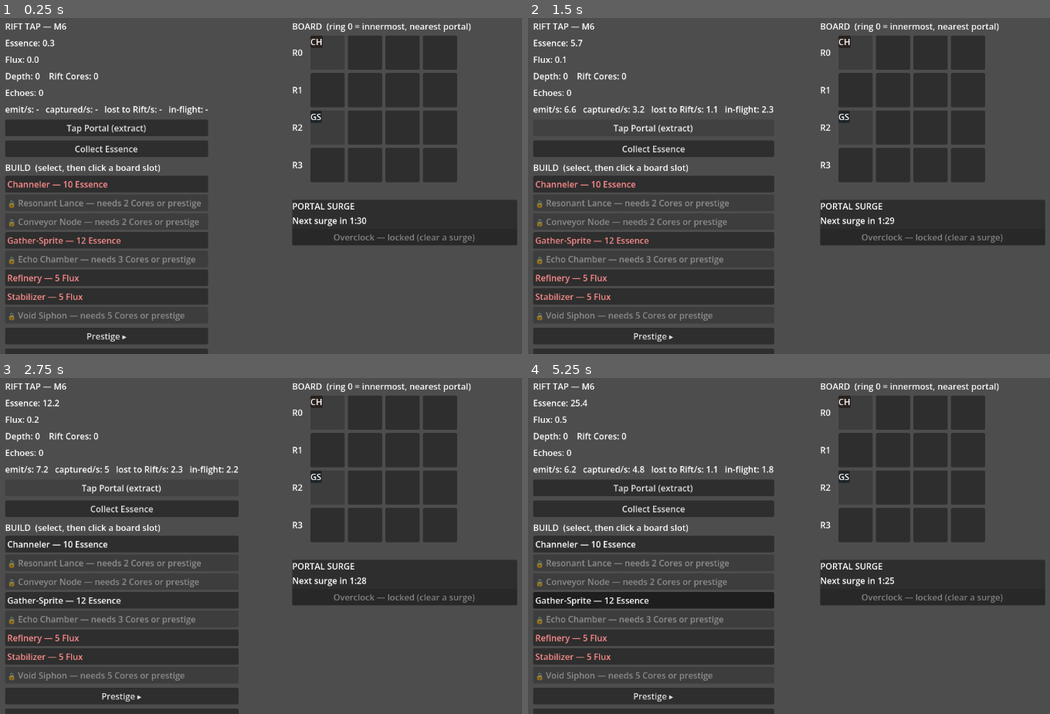
Above: before the commit, frames 1-4 (two rows, left to right).
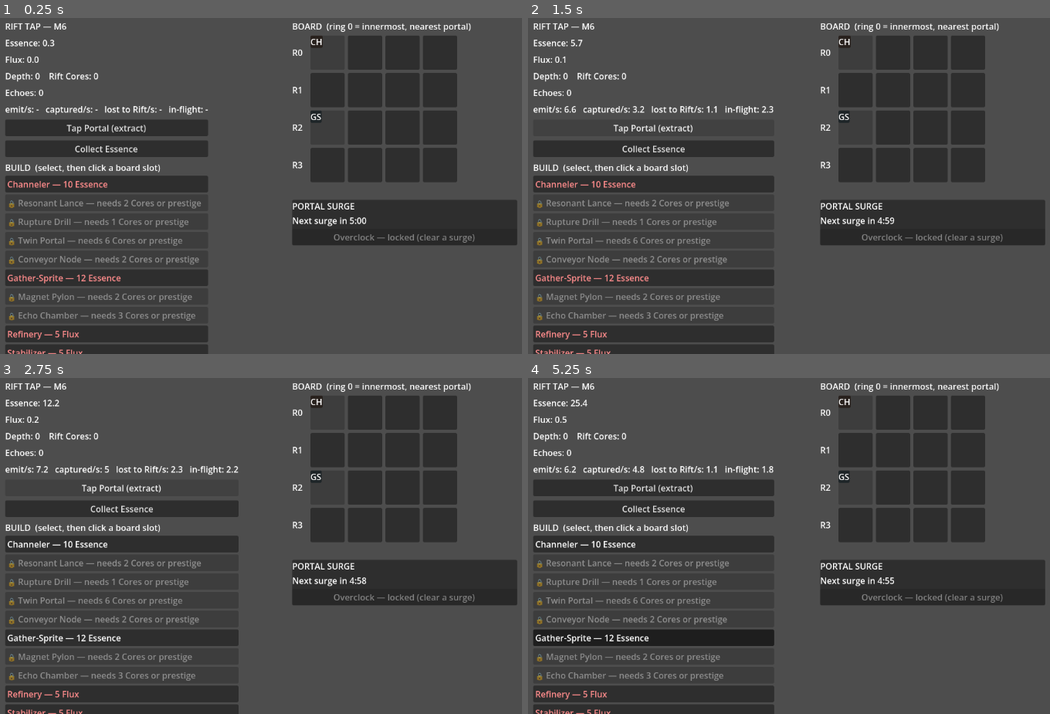
Above: after the commit, the same moments.

Repository: SebRobitaille/reboot-inc
Game: Godot game, scene res://scenes/main/Main.tscn
Same seed, same stepped clock (60 frames per second), same inputs: the game is played once before the commit and once after it.
Inputs:
- Up to frame 1 (0.25 s): no input
- Up to frame 2 (1.5 s): click "Tap Portal (extract)" at 0.5 s; click "Tap Portal (extract)" at 1.25 s
- Up to frame 3 (2.75 s): click "Tap Portal (extract)" at 2 s
- Up to frame 4 (5.25 s): click "Collect Essence" at 2.75 s; click "Collect Essence" at 3.5 s; click "Channeler — 10 Essence" at 4.25 s; click "Gather-Sprite — 12 Essence" at 5 s

The runs differ from the first frame. In frame 1, 3.1% of the frame differs, in the area x 1-70%, y 59-100%; in frame 2, 3.3%; in frame 3, 3.3%; in frame 4, 5.1%.

Commit message:
Add Rift Tap M6 content: 3 buildings, tree fill-out, 25-min cadence, FEATURES.md
- Rupture Drill (burst emission via Economy.tick_count), Magnet Pylon
  (collect_radius covers neighbouring rings), Twin Portal (mirror_fraction
  re-emits ring-0 emission) — each a bounded economy hook + unlock node
- 6 new prestige nodes: Drill/Magnet/Twin unlock schematics + Focused Beam,
  Free Flow, Deep Reserves
- SURGE_INTERVAL 180s -> 1500s (+ first surge at 300s): the real ~25-min wall
- FEATURES.md: full features + formulas reference (loop, ring economy math,
  currencies, all 11 buildings, surges, prestige, persistence, constants)

Co-Authored-By: Claude Opus 4.8 <noreply@anthropic.com>

Diff:
--- a/GodotProjects/void_miner/docs/rift_tap/autoload/balance.gd
+++ b/GodotProjects/void_miner/docs/rift_tap/autoload/balance.gd
@@ -40,10 +40,10 @@
 # Phase durations.
 const SURGE_WARNING: float = 45.0       # prep/re-place phase before the window
 const SURGE_WINDOW: float = 90.0        # resist window; must clear within this
-# Cadence (FAST while building M3; the real ~25-min wall is tuned via SURGE_FACTOR
-# and cost_growth together — see GDD §11, not via these timers).
-const SURGE_FIRST_DELAY: float = 90.0   # first surge after run start
-const SURGE_INTERVAL: float = 180.0     # gap between surges
+# Cadence. Tuned to the GDD ~25-min wall after the balance pass: a gentle first
+# surge, then ~25 min between (real-time pacing knob; difficulty is SURGE_FACTOR).
+const SURGE_FIRST_DELAY: float = 300.0   # first surge ~5 min in
+const SURGE_INTERVAL: float = 1500.0     # ~25 min between surges
 
 # Rubber-band threshold.
 const PEAK_WINDOW: float = 120.0        # rolling window for peak capture-rate (~2 min)
--- a/GodotProjects/void_miner/docs/rift_tap/autoload/economy.gd
+++ b/GodotProjects/void_miner/docs/rift_tap/autoload/economy.gd
@@ -4,6 +4,7 @@
 ## and must NEVER feed back into this simulation.
 
 var inflight: PackedFloat64Array      # essence currently traversing each ring
+var tick_count: int = 0               # economy ticks elapsed (drives burst timing)
 var _accumulator: float = 0.0
 
 # Rolling 1-second stat accumulators (for the HUD + stats panel).
@@ -37,6 +38,7 @@
 	_update_stat_window(delta)
 
 func _tick() -> void:
+	tick_count += 1
 	var emission := GameState.emission_by_ring()
 	var capacity := GameState.collection_by_ring()
 	var tick := Balance.ECON_TICK
--- a/GodotProjects/void_miner/docs/rift_tap/autoload/game_state.gd
+++ b/GodotProjects/void_miner/docs/rift_tap/autoload/game_state.gd
@@ -97,7 +97,17 @@
 		if data.category == BuildingData.Category.EXTRACTOR:
 			# Resonant Lance and friends scale emission with depth.
 			var scaled: float = data.base_emission * (1.0 + data.emission_depth_scale * depth)
+			# Rupture Drill floods every burst_period ticks (avg output unchanged).
+			if data.burst_period > 0:
+				scaled = scaled * data.burst_period if Economy.tick_count % data.burst_period == 0 else 0.0
 			arr[p["ring"]] += scaled * _placement_bonus(data, p["ring"])
+	# Twin Portals mirror ring-0's base emission into their own ring (read after the
+	# base pass, before the global multipliers, so mirrors scale with them too).
+	var ring0_base := arr[0]
+	for p in placements:
+		var data: BuildingData = p["data"]
+		if data.mirror_fraction > 0.0:
+			arr[p["ring"]] += ring0_base * data.mirror_fraction
 	for i in arr.size():
 		arr[i] *= extraction_mult * surge_emission_mult * prestige_extraction_mult
 	return arr
@@ -109,7 +119,13 @@
 	for p in placements:
 		var data: BuildingData = p["data"]
 		if data.category == BuildingData.Category.COLLECTOR:
-			arr[p["ring"]] += data.base_collect * _placement_bonus(data, p["ring"])
+			# Magnet Pylon (collect_radius > 0) also covers neighbouring rings.
+			var own_ring: int = p["ring"]
+			for rr in range(own_ring - data.collect_radius, own_ring + data.collect_radius + 1):
+				if rr < 0 or rr >= Balance.RING_COUNT:
+					continue
+				var bonus: float = _placement_bonus(data, own_ring) if rr == own_ring else 1.0
+				arr[rr] += data.base_collect * bonus
 	for i in arr.size():
 		arr[i] *= collection_mult * surge_collection_mult * prestige_collection_mult
 	return arr
--- /dev/null
+++ b/GodotProjects/void_miner/docs/rift_tap/data/buildings/magnet_pylon.tres
@@ -0,0 +1,18 @@
+[gd_resource type="Resource" script_class="BuildingData" load_steps=2 format=3]
+
+[ext_resource type="Script" path="res://resources/building_data.gd" id="1_bd"]
+
+[resource]
+script = ExtResource("1_bd")
+id = &"magnet_pylon"
+display_name = "Magnet Pylon"
+category = 1
+buy_currency = 0
+base_cost = 18.0
+cost_growth = 1.14
+base_emission = 0.0
+base_collect = 2.5
+collect_radius = 1
+preferred_ring = 1
+unlock_requirement = 2
+description = "Coverage collector: captures from its ring and both neighbouring rings."
--- /dev/null
+++ b/GodotProjects/void_miner/docs/rift_tap/data/buildings/rupture_drill.tres
@@ -0,0 +1,18 @@
+[gd_resource type="Resource" script_class="BuildingData" load_steps=2 format=3]
+
+[ext_resource type="Script" path="res://resources/building_data.gd" id="1_bd"]
+
+[resource]
+script = ExtResource("1_bd")
+id = &"rupture_drill"
+display_name = "Rupture Drill"
+category = 0
+buy_currency = 0
+base_cost = 25.0
+cost_growth = 1.14
+base_emission = 6.0
+base_collect = 0.0
+burst_period = 20
+preferred_ring = 0
+unlock_requirement = 1
+description = "Spiky extractor: dumps ~2s of emission in a single flood. Pairs with strong collection."
--- /dev/null
+++ b/GodotProjects/void_miner/docs/rift_tap/data/buildings/twin_portal.tres
@@ -0,0 +1,18 @@
+[gd_resource type="Resource" script_class="BuildingData" load_steps=2 format=3]
+
+[ext_resource type="Script" path="res://resources/building_data.gd" id="1_bd"]
+
+[resource]
+script = ExtResource("1_bd")
+id = &"twin_portal"
+display_name = "Twin Portal"
+category = 0
+buy_currency = 1
+base_cost = 30.0
+cost_growth = 1.2
+base_emission = 0.0
+base_collect = 0.0
+mirror_fraction = 0.6
+preferred_ring = 2
+unlock_requirement = 6
+description = "Opens a second portal: re-emits 60% of ring-0 emission into its ring, closer to outer collectors."
--- /dev/null
+++ b/GodotProjects/void_miner/docs/rift_tap/data/prestige/col_flow.tres
@@ -0,0 +1,14 @@
+[gd_resource type="Resource" script_class="PrestigeNode" load_steps=2 format=3]
+
+[ext_resource type="Script" path="res://resources/prestige_node.gd" id="1_pn"]
+
+[resource]
+script = ExtResource("1_pn")
+id = &"col_flow"
+display_name = "Free Flow"
+tree = 1
+effect = 1
+magnitude = 1.5
+cost = 25.0
+prereq = &"col_weave"
+description = "+150% collector capacity."
--- /dev/null
+++ b/GodotProjects/void_miner/docs/rift_tap/data/prestige/col_magnet.tres
@@ -0,0 +1,15 @@
+[gd_resource type="Resource" script_class="PrestigeNode" load_steps=2 format=3]
+
+[ext_resource type="Script" path="res://resources/prestige_node.gd" id="1_pn"]
+
+[resource]
+script = ExtResource("1_pn")
+id = &"col_magnet"
+display_name = "Magnet Schematics"
+tree = 1
+effect = 9
+magnitude = 0.0
+cost = 4.0
+prereq = &"col_nets"
+unlock_target = &"magnet_pylon"
+description = "Permanently unlocks the Magnet Pylon collector."
--- /dev/null
+++ b/GodotProjects/void_miner/docs/rift_tap/data/prestige/ext_drill.tres
@@ -0,0 +1,15 @@
+[gd_resource type="Resource" script_class="PrestigeNode" load_steps=2 format=3]
+
+[ext_resource type="Script" path="res://resources/prestige_node.gd" id="1_pn"]
+
+[resource]
+script = ExtResource("1_pn")
+id = &"ext_drill"
+display_name = "Drill Schematics"
+tree = 0
+effect = 9
+magnitude = 0.0
+cost = 4.0
+prereq = &"ext_pulse"
+unlock_target = &"rupture_drill"
+description = "Permanently unlocks the Rupture Drill extractor."
--- /dev/null
+++ b/GodotProjects/void_miner/docs/rift_tap/data/prestige/ext_focus.tres
@@ -0,0 +1,14 @@
+[gd_resource type="Resource" script_class="PrestigeNode" load_steps=2 format=3]
+
+[ext_resource type="Script" path="res://resources/prestige_node.gd" id="1_pn"]
+
+[resource]
+script = ExtResource("1_pn")
+id = &"ext_focus"
+display_name = "Focused Beam"
+tree = 0
+effect = 0
+magnitude = 1.0
+cost = 25.0
+prereq = &"ext_singularity"
+description = "+100% extractor emission."
--- /dev/null
+++ b/GodotProjects/void_miner/docs/rift_tap/data/prestige/ext_twin.tres
@@ -0,0 +1,15 @@
+[gd_resource type="Resource" script_class="PrestigeNode" load_steps=2 format=3]
+
+[ext_resource type="Script" path="res://resources/prestige_node.gd" id="1_pn"]
+
+[resource]
+script = ExtResource("1_pn")
+id = &"ext_twin"
+display_name = "Twin Portal Schematics"
+tree = 0
+effect = 9
+magnitude = 0.0
+cost = 20.0
+prereq = &"ext_singularity"
+unlock_target = &"twin_portal"
+description = "Permanently unlocks the Twin Portal."
--- /dev/null
+++ b/GodotProjects/void_miner/docs/rift_tap/data/prestige/res_deep.tres
@@ -0,0 +1,14 @@
+[gd_resource type="Resource" script_class="PrestigeNode" load_steps=2 format=3]
+
+[ext_resource type="Script" path="res://resources/prestige_node.gd" id="1_pn"]
+
+[resource]
+script = ExtResource("1_pn")
+id = &"res_deep"
+display_name = "Deep Reserves"
+tree = 2
+effect = 4
+magnitude = 200.0
+cost = 12.0
+prereq = &"res_attune"
+description = "Begin each run with +200 Essence."
--- a/GodotProjects/void_miner/docs/rift_tap/resources/building_data.gd
+++ b/GodotProjects/void_miner/docs/rift_tap/resources/building_data.gd
@@ -23,9 +23,20 @@
 @export var base_emission: float = 0.0   # essence/sec injected (EXTRACTOR)
 @export var base_collect: float = 0.0    # essence/sec captured (COLLECTOR)
 
-# --- Extractor scaling ---
+# --- Extractor scaling / specials ---
 ## Resonant Lance: emission is multiplied by (1 + emission_depth_scale * depth).
 @export var emission_depth_scale: float = 0.0
+## Rupture Drill: emit only every burst_period ticks, concentrating the period's
+## worth into one flood (0 = steady emission). Average output is unchanged.
+@export var burst_period: int = 0
+## Twin Portal: re-emits this fraction of ring-0's base emission into its own ring,
+## opening a second emission source deeper in.
+@export var mirror_fraction: float = 0.0
+
+# --- Collector reach ---
+## Magnet Pylon: also collects from rings within this many slots of its own
+## (0 = own ring only; 1 = +/-1 ring of coverage).
+@export var collect_radius: int = 0
 
 # --- Support / special effects ---
 ## Refinery: each adds this to the global Flux multiplier (0.5 = +50%).
Not shown, added: GodotProjects/void_miner/docs/rift_tap/FEATURES.md
